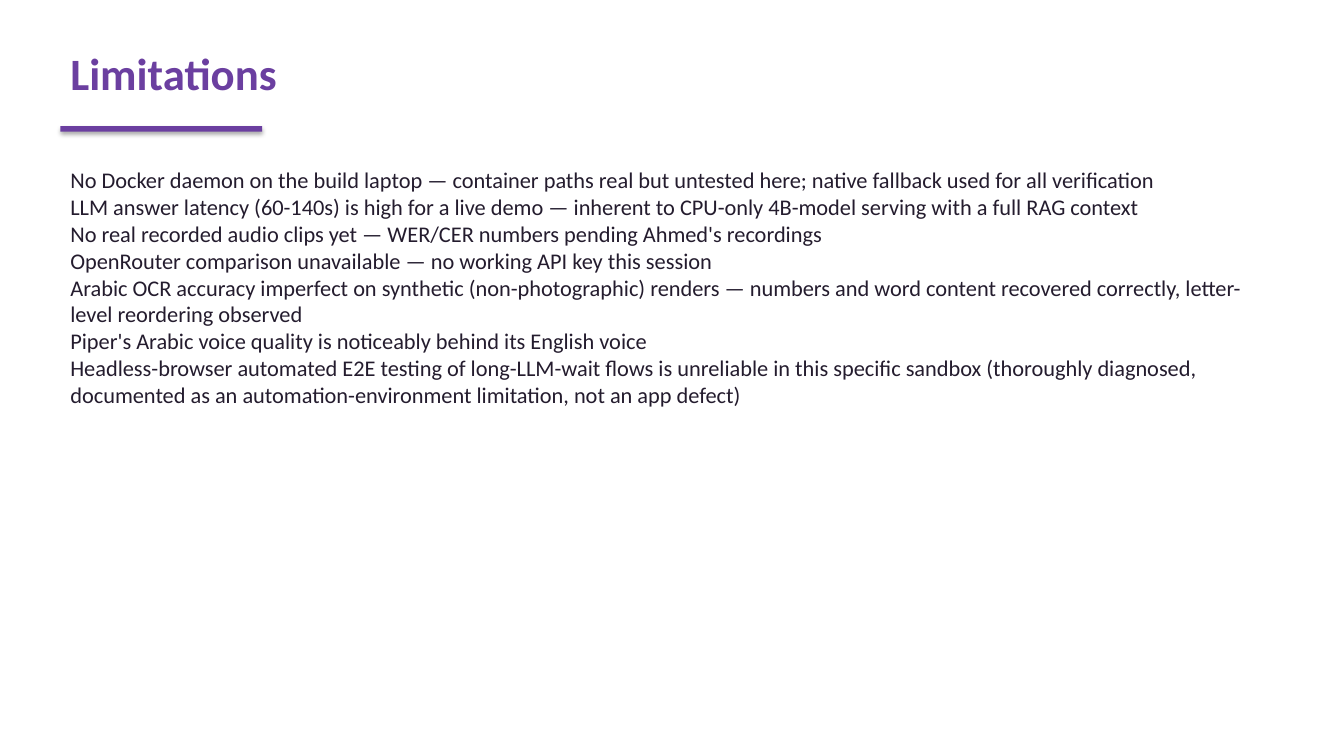
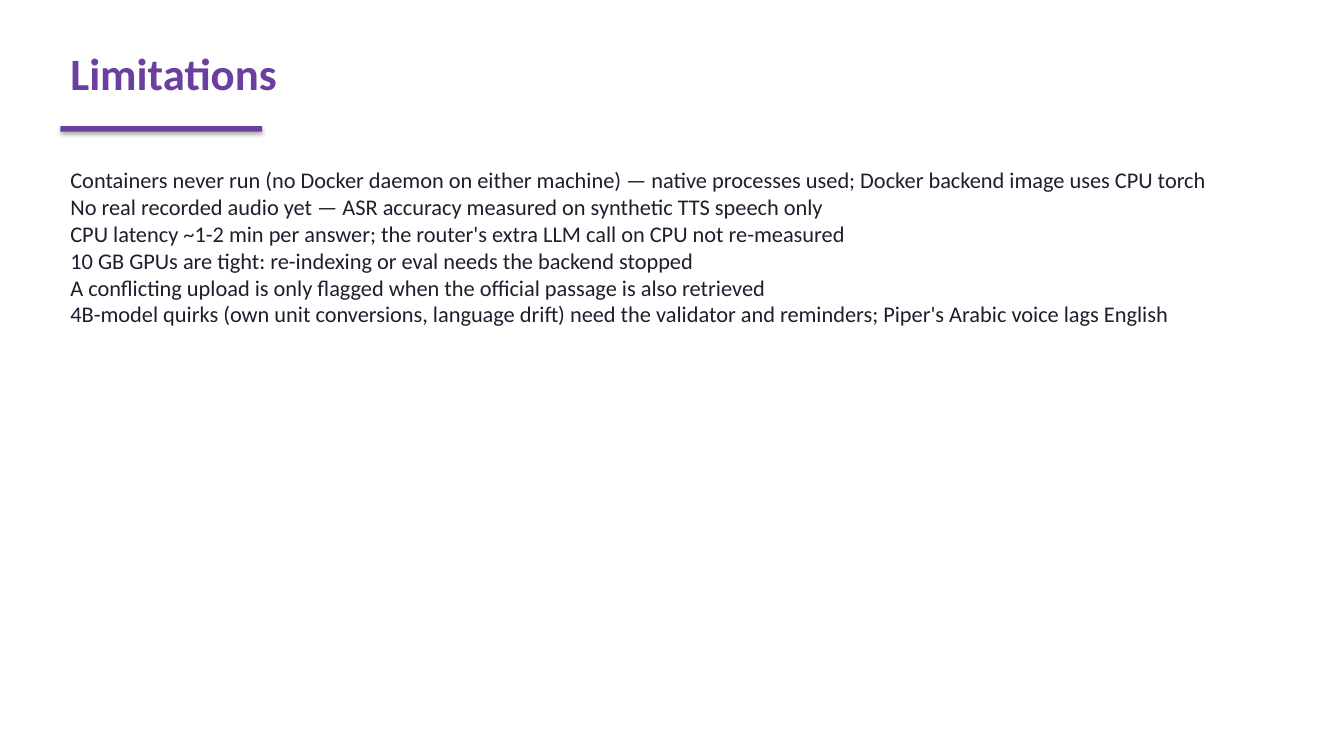
Before and after one commit to Ahmed3abdelrahim/WE-INTELLIGENT-ASSISTANT, a slide deck: slide 9 of slides/we_assistant.pptx. Drawn at 1344x756 pixels with LibreOffice and Linux fonts; fonts in the diff are those of the drawing. Boxes give left, top, right and bottom in pixels: in the first picture for what was removed or moved away, otherwise in the second. Text is boxed around its words. In the diff, an @@ line names an element or a change of style, - is before the commit and + after.

```diff
--- a/slides/we_assistant.pptx
+++ b/slides/we_assistant.pptx
@@ text at <box>70,172,1206,326</box>: text changed @@
-No Docker daemon on the build laptop — container paths real but untested here; native fallback used for all verification
-LLM answer latency (60-140s) is high for a live demo — inherent to CPU-only 4B-model serving with a full RAG context
-No real recorded audio clips yet — WER/CER numbers pending Ahmed's recordings
-OpenRouter comparison unavailable — no working API key this session
-Arabic OCR accuracy imperfect on synthetic (non-photographic) renders — numbers and word content recovered correctly, letter-level reordering observed
-Piper's Arabic voice quality is noticeably behind its English voice
-Headless-browser automated E2E testing of long-LLM-wait flows is unreliable in this specific sandbox (thoroughly diagnosed, documented as an automation-environment limitation, not an app defect)
+Containers never run (no Docker daemon on either machine) — native processes used; Docker backend image uses CPU torch
+No real recorded audio yet — ASR accuracy measured on synthetic TTS speech only
+CPU latency ~1-2 min per answer; the router's extra LLM call on CPU not re-measured
+10 GB GPUs are tight: re-indexing or eval needs the backend stopped
+A conflicting upload is only flagged when the official passage is also retrieved
+4B-model quirks (own unit conversions, language drift) need the validator and reminders; Piper's Arabic voice lags English
```
Also in this commit, not shown: 9 other slides changed, 9 other files.
